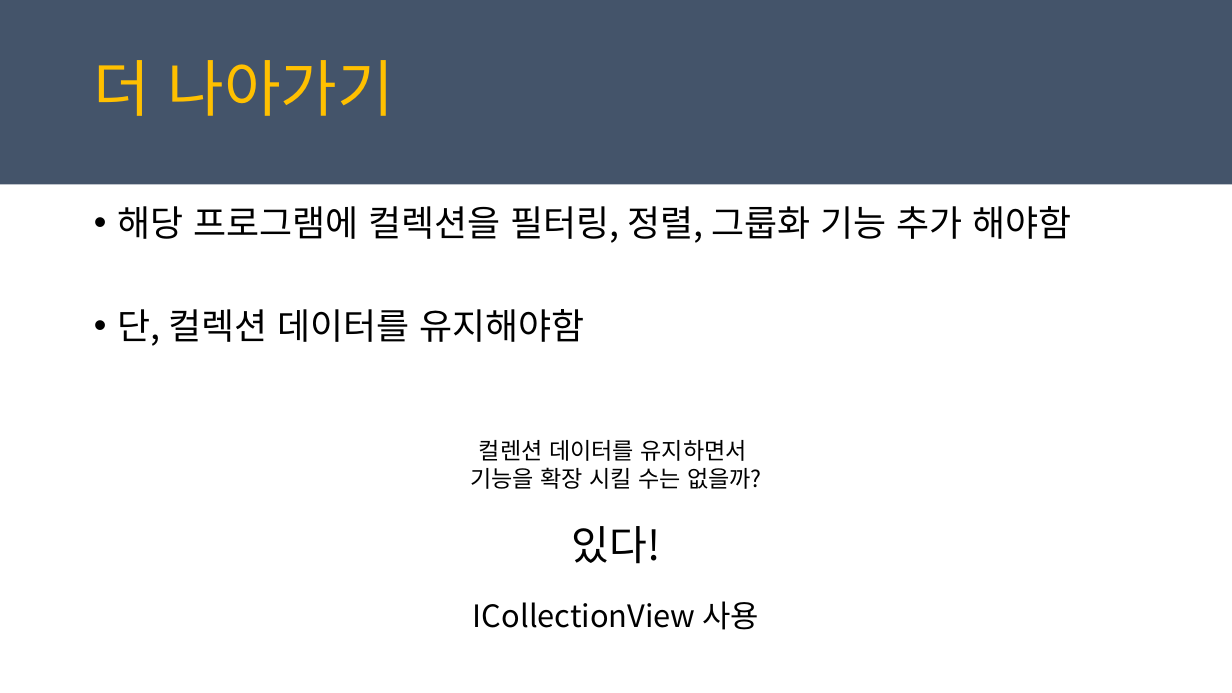
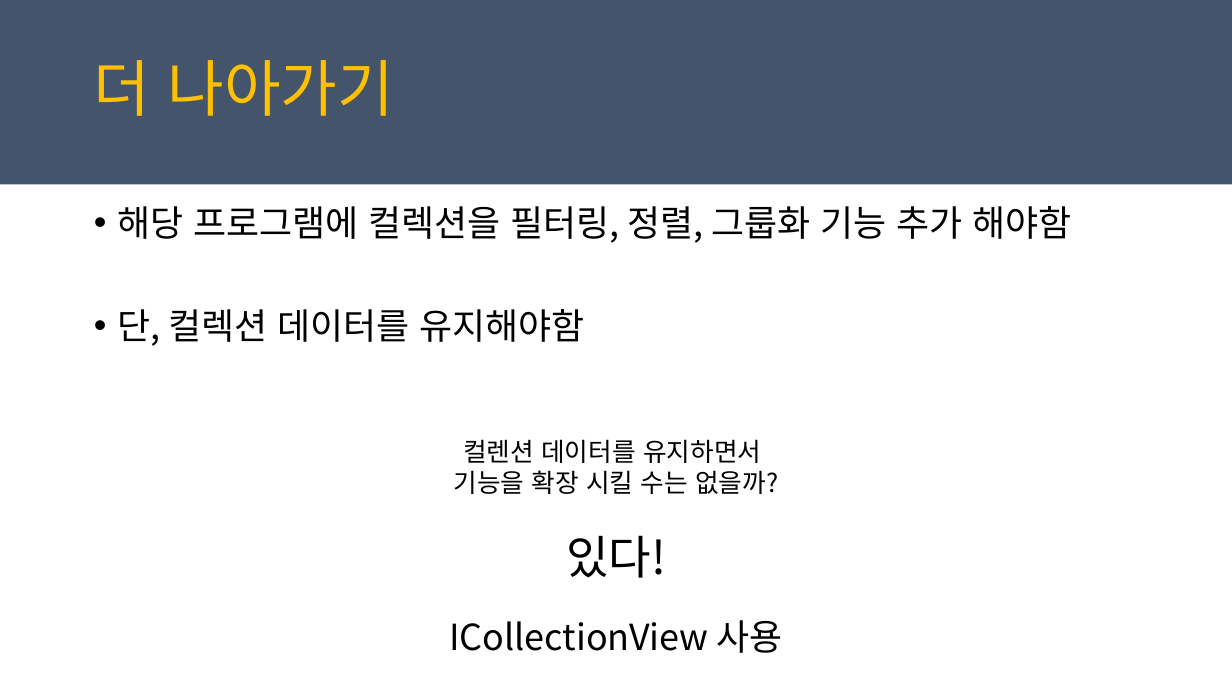
Before and after one commit to juniair/Summary-PPT, a slide deck: slide 19 of PRISM_MVVM_사용.pptx (slide 20 before the commit). Drawn at 1232x693 pixels with LibreOffice and Linux fonts; fonts in the diff are those of the drawing. Boxes give left, top, right and bottom in pixels: in the first picture for what was removed or moved away, otherwise in the second. Text is boxed around its words. In the diff, an @@ line names an element or a change of style, - is before the commit and + after.

```diff
--- a/PRISM_MVVM_사용.pptx
+++ b/PRISM_MVVM_사용.pptx
@@ text "컬렌션 데이터를 유지하면서": place and size @@
-text "컬렌션 데이터를 유지하면서" at [470, 440, 762, 630]
+text "컬렌션 데이터를 유지하면서" at [449, 439, 783, 653]
@@ text "컬렌션 데이터를 유지하면서" at [449, 439, 783, 653]: size 18 to 20 pt in "컬렌션 데이터를 유지하면서", "기능을 확장 시킬 수는 없을까?"; size 32 to 36 pt in "있다!"; size 24 to 28 pt in "ICollectionView 사용" @@
```
Also in this commit, not shown: 10 other slides changed, 1 slide removed, 22 other files.
